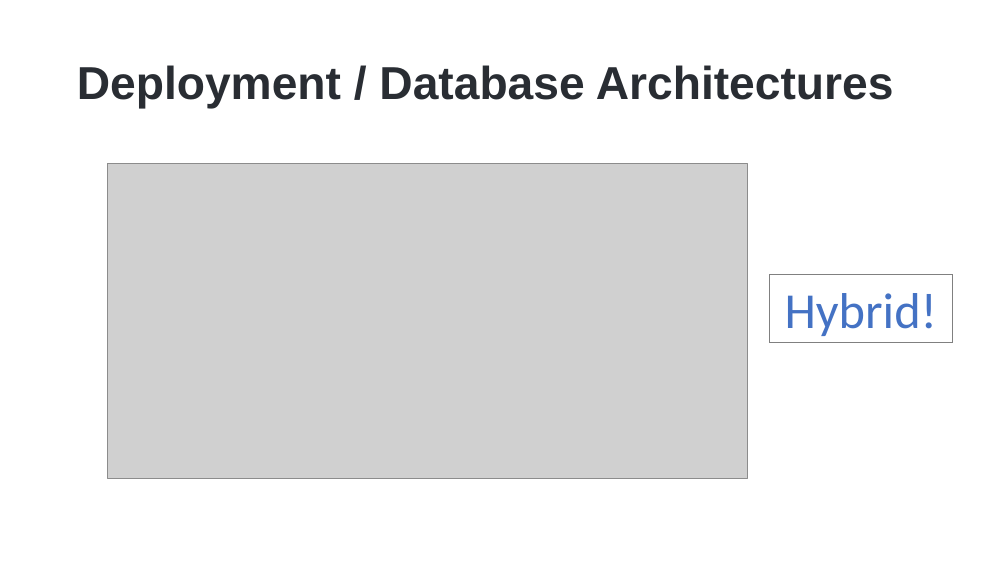
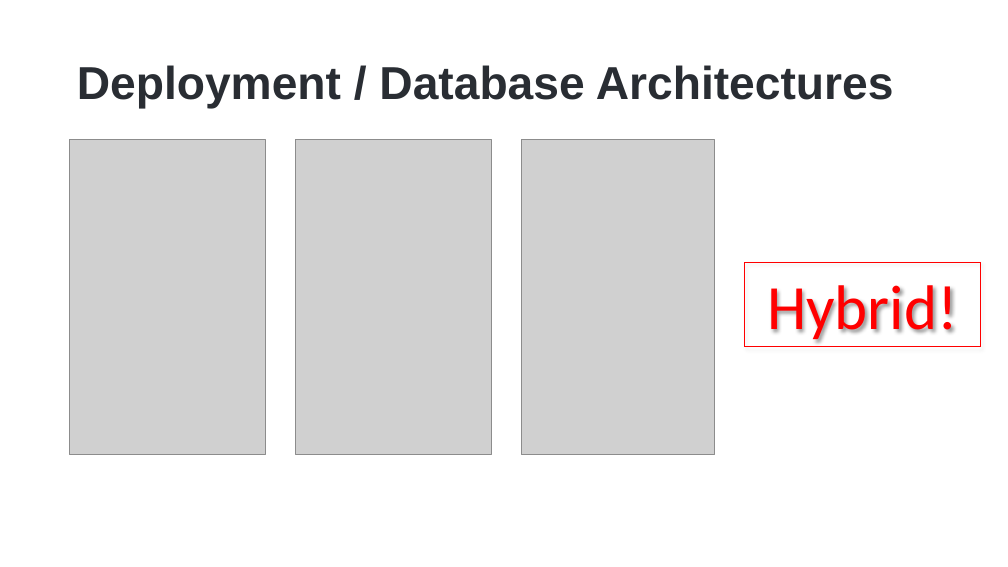
Before and after one commit to hikalkan/presentations, a slide deck: slide 8 of 2023-01-17 Dotnet Foundation Summit 2023/ABP Multi-Tenancy.pptx. Drawn at 1008x567 pixels with LibreOffice and Linux fonts; fonts in the diff are those of the drawing; grey boxes stand for pictures; background and template pictures are left out. Boxes give left, top, right and bottom in pixels: in the first picture for what was removed or moved away, otherwise in the second. Text is boxed around its words. In the diff, an @@ line names an element or a change of style, - is before the commit and + after.

```diff
--- a/2023-01-17 Dotnet Foundation Summit 2023/ABP Multi-Tenancy.pptx
+++ b/2023-01-17 Dotnet Foundation Summit 2023/ABP Multi-Tenancy.pptx
@@ picture added at (x1=70, y1=140, x2=265, y2=455) @@
@@ picture added at (x1=296, y1=140, x2=491, y2=455) @@
@@ picture added at (x1=521, y1=140, x2=715, y2=455) @@
@@ picture removed at (x1=107, y1=163, x2=748, y2=479) @@
@@ rectangle "Hybrid!" resized from (x1=769, y1=274, x2=953, y2=343) to (x1=745, y1=263, x2=980, y2=347) @@
@@ rectangle "Hybrid!" at (x1=745, y1=263, x2=980, y2=347): size 48 to 60 pt, text colour #4472C4 to #FF0000; outline #808080 0.75 pt to #FF0000 0.75 pt; shadow on @@
```
Also in this commit, not shown: 1 other slide changed.
